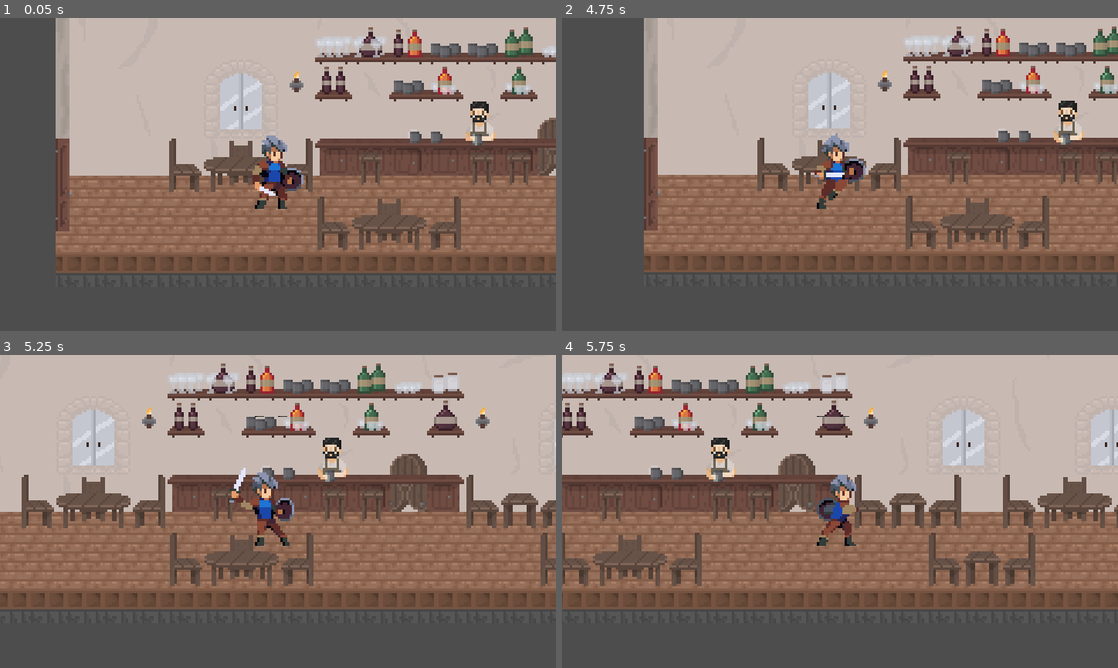
Above: before the commit, frames 1-4 (two rows, left to right).
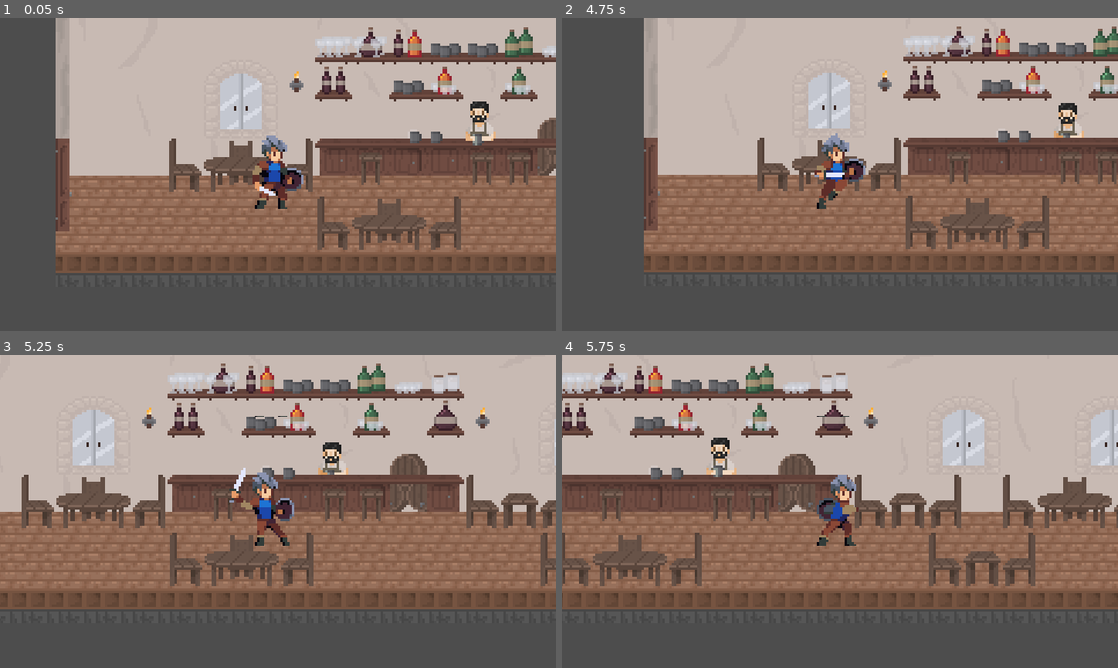
Above: after the commit, the same moments.

Repository: EricvanHeel/godot-test-platformer
Game: Godot game, scene res://world.tscn
Two runs of this game, one before a commit and one after it. Both use one fixed random seed, a clock stepped at 60 frames per second and the inputs below.
Inputs (mouse positions are in pixels of both pictures, inside the frame that each line leads up to):
- Up to frame 1 (0.05 s): no input
- Up to frame 2 (4.75 s): move the mouse to (812, 237) at 0.52 s; hold D (right) 0.53-2.03 s; click (812, 237) at 0.6 s; tap Space (jump) at 0.77, 1.52, 3.02, 3.77, 4.52 s; move the mouse to (1006, 221) at 1.27 s; tap S (crouch) at 1.35, 2.85, 4.35 s; move the mouse to (673, 127) at 2.02 s; hold A (left) 2.03-4.28 s; click (673, 127) at 2.1 s; move the mouse to (867, 174) at 2.77 s; move the mouse to (756, 96) at 3.52 s; click (756, 96) at 3.6 s; move the mouse to (962, 158) at 4.27 s; hold D (right) from 4.28 s (still down)
- Up to frame 3 (5.25 s): keep holding D (right); move the mouse to (166, 527) at 5.02 s; click (166, 527) at 5.1 s
- Up to frame 4 (5.75 s): keep holding D (right)

Frame 1 is identical in both runs. In frame 2, 0.2% of the frame differs, in the area x 88-94%, y 26-41%; in frame 3, 0.3%, in the area x 57-63%, y 26-41%; in frame 4, 0.1%.

Commit message:
bartender finite state machine

Diff:
--- a/common_scripts/state.gd
+++ b/common_scripts/state.gd
@@ -6,17 +6,17 @@
 signal transitioned
 
 func state_enter() -> void:
-	#this will run once when the state is entered
+	# this will run once when the state is entered
 	pass
 
 func state_exit() -> void:
-	#this will run once when the state is exited
+	# this will run once when the state is exited
 	pass
 
 func state_process(_delta: float) -> void:
-	#this will run constantly when the state is active
+	# this will run constantly when the state is active
 	pass
 
 func state_physics_process(_delta: float) -> void:
-	#this will run constantly on physics update when the state is active
+	# this will run constantly on physics update when the state is active
 	pass
--- a/scenes/npc/bartender.tscn
+++ b/scenes/npc/bartender/bartender.tscn
@@ -1,23 +1,10 @@
-[gd_scene load_steps=8 format=3 uid="uid://b0gij2i1oqlm0"]
+[gd_scene load_steps=12 format=3 uid="uid://b0gij2i1oqlm0"]
 
 [ext_resource type="Texture2D" uid="uid://cl8f3kbibhe00" path="res://assets/images/npc/bartender/bartender.png" id="1_cayx7"]
-
-[sub_resource type="Animation" id="Animation_q2g44"]
-resource_name = "cleaning"
-length = 4.0
-step = 0.25
-tracks/0/type = "value"
-tracks/0/imported = false
-tracks/0/enabled = true
-tracks/0/path = NodePath("ArmsSprite2D:frame")
-tracks/0/interp = 1
-tracks/0/loop_wrap = true
-tracks/0/keys = {
-"times": PackedFloat32Array(0, 0.25, 0.5, 0.75, 1, 1.25, 1.5, 1.75, 2, 2.25, 2.5, 2.75, 3, 3.25, 3.5, 3.75),
-"transitions": PackedFloat32Array(1, 1, 1, 1, 1, 1, 1, 1, 1, 1, 1, 1, 1, 1, 1, 1),
-"update": 1,
-"values": [4, 5, 6, 7, 4, 5, 6, 7, 4, 5, 6, 7, 4, 5, 6, 7]
-}
+[ext_resource type="Script" path="res://common_scripts/finite_state_machine.gd" id="2_3lw0m"]
+[ext_resource type="Script" path="res://scenes/npc/bartender/bartender_cleaning.gd" id="3_khe5w"]
+[ext_resource type="Script" path="res://scenes/npc/bartender/bartender_put_away.gd" id="4_f5e8u"]
+[ext_resource type="Script" path="res://scenes/npc/bartender/bartender_take_out.gd" id="5_an64d"]
 
 [sub_resource type="Animation" id="Animation_56nyu"]
 length = 0.001
@@ -44,6 +31,23 @@
 "transitions": PackedFloat32Array(1),
 "update": 1,
 "values": [0]
+}
+
+[sub_resource type="Animation" id="Animation_q2g44"]
+resource_name = "cleaning"
+length = 4.0
+step = 0.25
+tracks/0/type = "value"
+tracks/0/imported = false
+tracks/0/enabled = true
+tracks/0/path = NodePath("ArmsSprite2D:frame")
+tracks/0/interp = 1
+tracks/0/loop_wrap = true
+tracks/0/keys = {
+"times": PackedFloat32Array(0, 0.25, 0.5, 0.75, 1, 1.25, 1.5, 1.75, 2, 2.25, 2.5, 2.75, 3, 3.25, 3.5, 3.75),
+"transitions": PackedFloat32Array(1, 1, 1, 1, 1, 1, 1, 1, 1, 1, 1, 1, 1, 1, 1, 1),
+"update": 1,
+"values": [4, 5, 6, 7, 4, 5, 6, 7, 4, 5, 6, 7, 4, 5, 6, 7]
 }
 
 [sub_resource type="Animation" id="Animation_y6qtn"]
@@ -74,6 +78,34 @@
 "values": [8, 9, 10, 11]
 }
 
+[sub_resource type="Animation" id="Animation_eerna"]
+resource_name = "return"
+step = 0.05
+tracks/0/type = "value"
+tracks/0/imported = false
+tracks/0/enabled = true
+tracks/0/path = NodePath("BodySprite2D:frame")
+tracks/0/interp = 1
+tracks/0/loop_wrap = true
+tracks/0/keys = {
+"times": PackedFloat32Array(0, 0.25, 0.5, 0.75),
+"transitions": PackedFloat32Array(1, 1, 1, 1),
+"update": 1,
+"values": [24, 25, 26, 27]
+}
+tracks/1/type = "value"
+tracks/1/imported = false
+tracks/1/enabled = true
+tracks/1/path = NodePath("ArmsSprite2D:frame")
+tracks/1/interp = 1
+tracks/1/loop_wrap = true
+tracks/1/keys = {
+"times": PackedFloat32Array(0, 0.2, 0.55, 0.75),
+"transitions": PackedFloat32Array(1, 1, 1, 1),
+"update": 1,
+"values": [28, 29, 30, 31]
+}
+
 [sub_resource type="Animation" id="Animation_q6cf8"]
 resource_name = "take_out"
 step = 0.05
@@ -100,34 +132,6 @@
 "transitions": PackedFloat32Array(1, 1, 1, 1),
 "update": 1,
 "values": [20, 21, 22, 23]
-}
-
-[sub_resource type="Animation" id="Animation_eerna"]
-resource_name = "return"
-step = 0.05
-tracks/0/type = "value"
-tracks/0/imported = false
-tracks/0/enabled = true
-tracks/0/path = NodePath("BodySprite2D:frame")
-tracks/0/interp = 1
-tracks/0/loop_wrap = true
-tracks/0/keys = {
-"times": PackedFloat32Array(0, 0.25, 0.5, 0.75),
-"transitions": PackedFloat32Array(1, 1, 1, 1),
-"update": 1,
-"values": [24, 25, 26, 27]
-}
-tracks/1/type = "value"
-tracks/1/imported = false
-tracks/1/enabled = true
-tracks/1/path = NodePath("ArmsSprite2D:frame")
-tracks/1/interp = 1
-tracks/1/loop_wrap = true
-tracks/1/keys = {
-"times": PackedFloat32Array(0, 0.2, 0.55, 0.75),
-"transitions": PackedFloat32Array(1, 1, 1, 1),
-"update": 1,
-"values": [28, 29, 30, 31]
 }
 
 [sub_resource type="AnimationLibrary" id="AnimationLibrary_kntde"]
@@ -158,4 +162,19 @@
 libraries = {
 "": SubResource("AnimationLibrary_kntde")
 }
-autoplay = "cleaning"
+
+[node name="FSM" type="Node" parent="." node_paths=PackedStringArray("initial_state")]
+script = ExtResource("2_3lw0m")
+initial_state = NodePath("BartenderCleaning")
+
+[node name="BartenderCleaning" type="Node" parent="FSM" node_paths=PackedStringArray("animation")]
+script = ExtResource("3_khe5w")
+animation = NodePath("../../AnimationPlayer")
+
+[node name="BartenderPutAway" type="Node" parent="FSM" node_paths=PackedStringArray("animation")]
+script = ExtResource("4_f5e8u")
+animation = NodePath("../../AnimationPlayer")
+
+[node name="BartenderTakeOut" type="Node" parent="FSM" node_paths=PackedStringArray("animation")]
+script = ExtResource("5_an64d")
+animation = NodePath("../../AnimationPlayer")
--- /dev/null
+++ b/scenes/npc/bartender/bartender_cleaning.gd
@@ -0,0 +1,11 @@
+class_name BartenderCleaning
+extends State
+
+@export var animation: AnimationPlayer
+
+func state_enter() -> void:
+	animation.play("cleaning")
+
+func state_process(delta: float) -> void:
+	if not animation.is_playing():
+		transitioned.emit(self, "BartenderPutAway")
--- /dev/null
+++ b/scenes/npc/bartender/bartender_put_away.gd
@@ -0,0 +1,11 @@
+class_name BartenderPutAway
+extends State
+
+@export var animation: AnimationPlayer
+
+func state_enter() -> void:
+	animation.play("put_away")
+
+func state_process(delta: float) -> void:
+	if not animation.is_playing():
+		transitioned.emit(self, "BartenderTakeOut")
--- /dev/null
+++ b/scenes/npc/bartender/bartender_take_out.gd
@@ -0,0 +1,11 @@
+class_name BartenderTakeOut
+extends State
+
+@export var animation: AnimationPlayer
+
+func state_enter() -> void:
+	animation.play("take_out")
+
+func state_process(delta: float) -> void:
+	if not animation.is_playing():
+		transitioned.emit(self, "BartenderCleaning")
--- a/world.tscn
+++ b/world.tscn
@@ -1,7 +1,7 @@
 [gd_scene load_steps=4 format=3 uid="uid://bpk7m5f76g1uj"]
 
 [ext_resource type="PackedScene" uid="uid://cbb7j7wjmc5ry" path="res://scenes/buildings/tavern.tscn" id="1_d0p6n"]
-[ext_resource type="PackedScene" uid="uid://b0gij2i1oqlm0" path="res://scenes/npc/bartender.tscn" id="3_82bku"]
+[ext_resource type="PackedScene" uid="uid://b0gij2i1oqlm0" path="res://scenes/npc/bartender/bartender.tscn" id="3_82bku"]
 [ext_resource type="PackedScene" uid="uid://cfoa46hhkceac" path="res://scenes/character/character.tscn" id="3_inhmy"]
 
 [node name="World" type="Node2D"]
